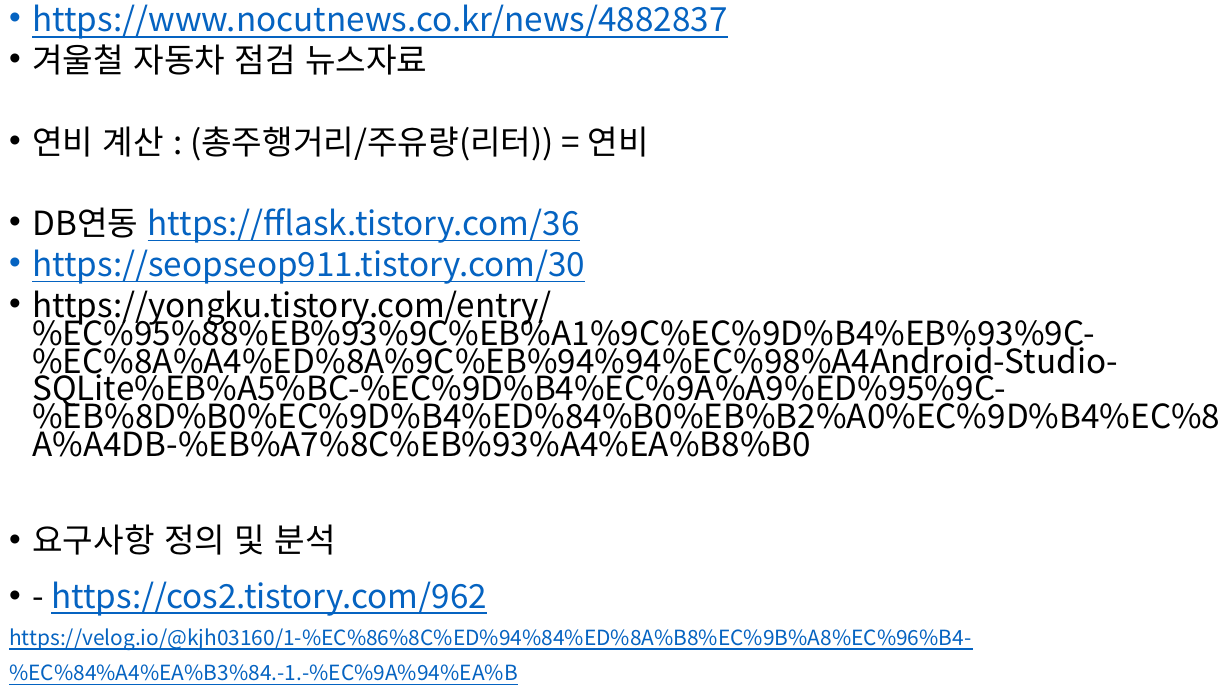
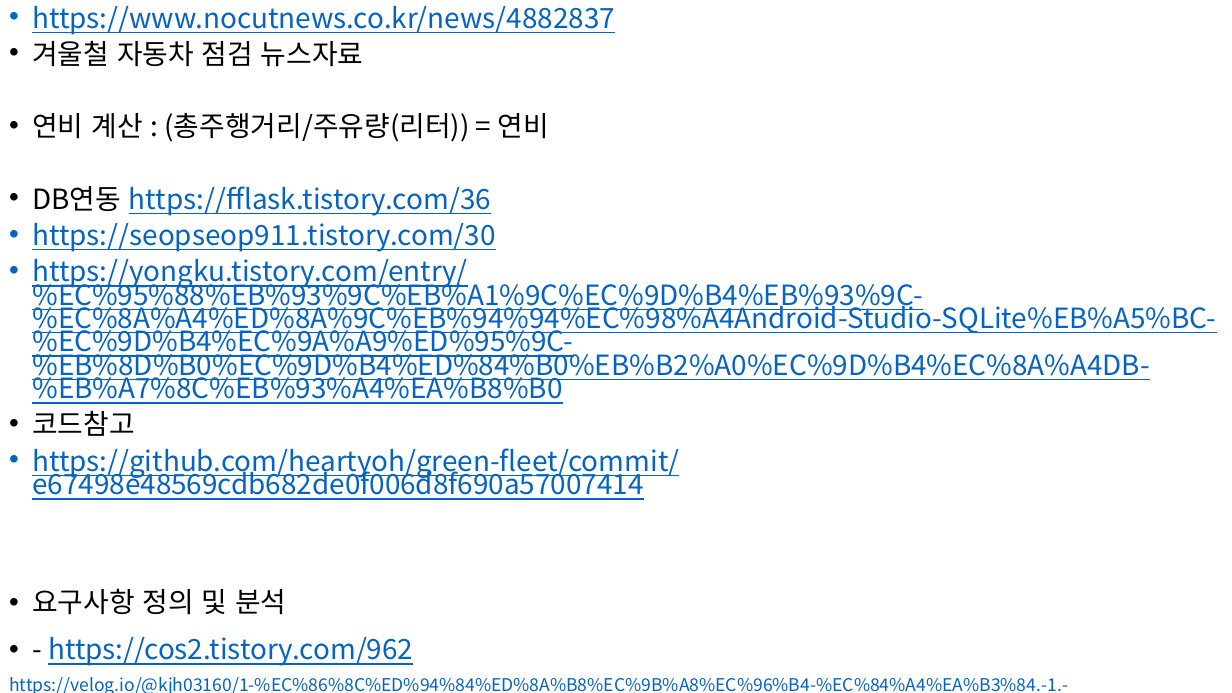
Before and after one commit to ChaeSung-Lee/DJ_InternShip, a slide deck: slide 12 of 2021_Summer/jp.hong/Project_BnC_jph.pptx. Drawn at 1232x693 pixels with LibreOffice and Linux fonts; fonts in the diff are those of the drawing. Boxes give left, top, right and bottom in pixels: in the first picture for what was removed or moved away, otherwise in the second. Text is boxed around its words. In the diff, an @@ line names an element or a change of style, - is before the commit and + after.

```diff
--- a/2021_Summer/jp.hong/Project_BnC_jph.pptx
+++ b/2021_Summer/jp.hong/Project_BnC_jph.pptx
@@ text at (9,5,1216,693): size 25.9 to 21.7 pt in "https://www.nocutnews.co.kr/news/4882837", "겨울철 자동차 점검 뉴스자료", "연비 계산 : (총주행거리/주유량(리터)) = 연비", "DB연동 https://fflask.tistory.com/36" and 4 more places; text colour #000000 to #0563C1, underline on in "https://yongku.tistory.com/entry/%EC%95%88%EB%93%9C%EB%A1%9C ..."; size 16.3 to 13.7 pt in "https://velog.io/@kjh03160/1-%EC%86%8C%ED%94%84%ED%8A%B8%EC% ..." @@
@@ text at (32,411,679,500): paragraphs added @@
+• 코드참고
+• https://github.com/heartyoh/green-fleet/commit/e67498e48569cdb682de0f006d8f690a57007414
```
Also in this commit, not shown: 5 other slides changed, 2 slides added.
